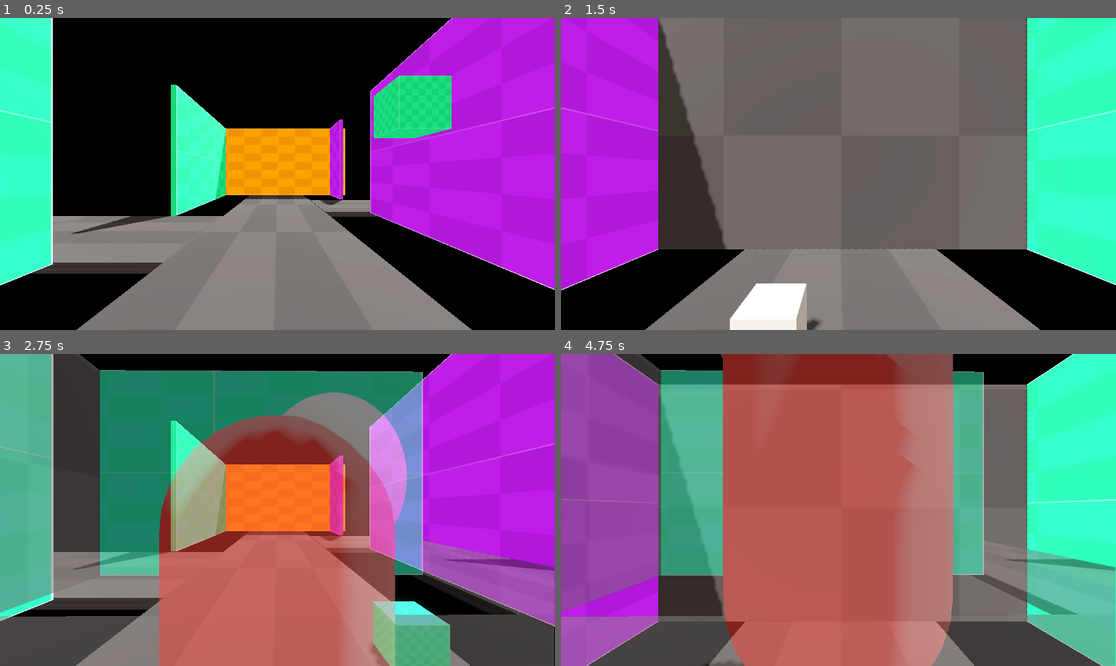
Above: before the commit, frames 1-4 (two rows, left to right).
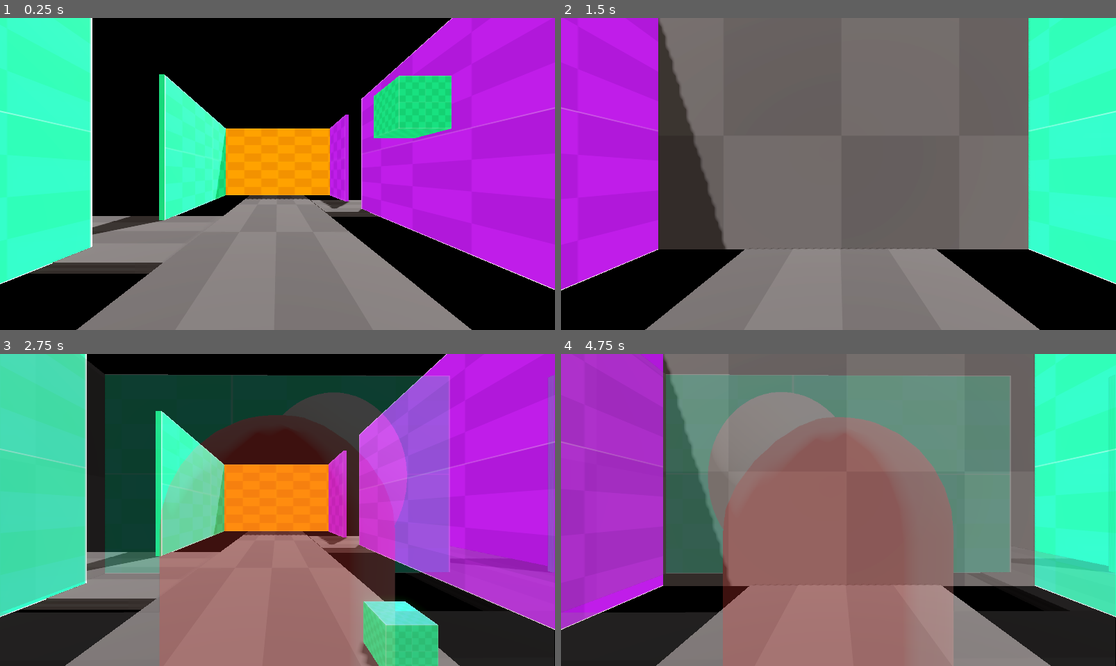
Above: after the commit, the same moments.

Repository: mrspeaker/eyeye
Game: Godot game, scene res://main.tscn
The game is run twice, just before and just after one commit, with the same random seed, the same clock (stepped at 60 frames per second) and the same inputs.
Inputs:
- Up to frame 1 (0.25 s): no input
- Up to frame 2 (1.5 s): hold D (move_right) 0.53-1.28 s; tap Space (jump) at 0.6, 0.77, 1.07, 1.35 s; hold S (move_backward) from 1.28 s (still down)
- Up to frame 3 (2.75 s): tap Space (jump) at 1.52, 1.82, 2.1 s; release S (move_backward) at 2.03 s; hold D (move_right) from 2.03 s (still down)
- Up to frame 4 (4.75 s): release D (move_right) at 2.78 s; hold W (move_forward) 2.78-3.53 s; tap Space (jump) at 2.85, 3.02, 3.32, 3.6, 3.77, 4.07, 4.35, 4.52 s; hold A (move_left) from 3.53 s (still down)

The runs differ from the first frame. In frame 1, 8.5% of the frame differs, in the area x 0-67%, y 0-86%; in frame 2, 2.3%; in frame 3, 76%; in frame 4, 86%, in the area x 0-100%, y 0-100%.

Commit message:
oh more sensible

Diff:
--- a/controller/scripts/fps_controller.gd
+++ b/controller/scripts/fps_controller.gd
@@ -23,7 +23,8 @@
 	var p1 = player_view == 0
 	var jump = Input.is_action_just_pressed("jump") if p1 else false
 	if jump and is_on_floor():
-		velocity.y = JUMP_VELOCITY
+		#velocity.y = JUMP_VELOCITY
+		pass
 
 	var fwd = Input.is_action_pressed("move_forward") if p1 else false
 	if fwd and move_time <= 0:
--- a/main.tscn
+++ b/main.tscn
@@ -97,35 +97,35 @@
 material = SubResource("StandardMaterial3D_0xm2m")
 
 [node name="Floor4" type="CSGBox3D" parent="."]
-transform = Transform3D(-8.5216e-08, 0, 1.00001, 0, 1.005, 0, -1.005, 0, -6.33299e-08, -4.05307, 2.59585, -0.255447)
+transform = Transform3D(-8.5216e-08, 0, 1.00002, 0, 1.005, 0, -1.005, 0, -6.51926e-08, -4.09506, 2.59585, -0.657933)
 material_override = SubResource("StandardMaterial3D_lquwl")
 use_collision = true
-size = Vector3(10.2472, 5, 0.2)
+size = Vector3(11.0475, 5, 0.2)
 material = SubResource("StandardMaterial3D_0xm2m")
 
 [node name="Floor6" type="CSGBox3D" parent="."]
-transform = Transform3D(-8.5216e-08, 0, 1.00001, 0, 1.005, 0, -1.005, 0, -6.37956e-08, -3.95045, 2.59585, -14.3779)
+transform = Transform3D(-8.5216e-08, 0, 1.00002, 0, 1.005, 0, -1.005, 0, -6.51926e-08, -3.95045, 2.59585, -13.9757)
 material_override = SubResource("StandardMaterial3D_lquwl")
 use_collision = true
-size = Vector3(9.5083, 5, 0.2)
+size = Vector3(10.3088, 5, 0.2)
 material = SubResource("StandardMaterial3D_0xm2m")
 
 [node name="Floor5" type="CSGBox3D" parent="."]
-transform = Transform3D(-4.393e-08, 0, 1.00002, 0, 1.005, 0, -1.005, 0, -4.37122e-08, 3.96138, 2.59585, -3.62123)
+transform = Transform3D(-4.37722e-08, 0, 1.00002, 0, 1.005, 0, -1.005, 0, -4.74975e-08, 3.96138, 2.59585, -4.04965)
 material_override = SubResource("StandardMaterial3D_272bh")
 use_collision = true
-size = Vector3(13.082, 5, 0.2)
+size = Vector3(13.9345, 5, 0.2)
 material = SubResource("StandardMaterial3D_0xm2m")
 
 [node name="Floor8" type="CSGBox3D" parent="."]
-transform = Transform3D(-8.5216e-08, 0, 1.00002, 0, 1.005, 0, -1.005, 0, -6.47269e-08, 4.064, 2.59585, -17.8184)
+transform = Transform3D(-8.5216e-08, 0, 1.00002, 0, 1.005, 0, -1.005, 0, -6.51926e-08, 4.0566, 2.59585, -16.8078)
 material_override = SubResource("StandardMaterial3D_272bh")
 use_collision = true
 size = Vector3(6.5249, 5, 0.2)
 material = SubResource("StandardMaterial3D_0xm2m")
 
 [node name="PhysCube" type="RigidBody3D" parent="."]
-transform = Transform3D(-1.00358, 1.51537e-07, 0, -1.51537e-07, -1.00358, 0, 0, 1.11022e-16, 1.00358, 0.611164, 3.21355, -1.39698e-09)
+transform = Transform3D(-1.00358, 1.51537e-07, -1.86265e-09, -1.51537e-07, -1.00358, 0, -1.86265e-09, 1.11022e-16, 1.00358, -18.5806, 3.21355, -7.49698)
 
 [node name="Box" type="CSGBox3D" parent="PhysCube"]
 use_collision = true
@@ -149,7 +149,7 @@
 transform = Transform3D(1, 0, 4.65661e-10, 0, 1, 0, -4.65661e-10, 0, 1, 0.0336207, 1.28402, -1.78452)
 
 [node name="SubViewportContainer" type="SubViewportContainer" parent="." node_paths=PackedStringArray("p1", "p2")]
-modulate = Color(1, 1, 1, 0.501961)
+modulate = Color(1, 1, 1, 0.239216)
 offset_right = 1151.0
 offset_bottom = 648.0
 stretch = true
--- a/sub_viewport_container.gd
+++ b/sub_viewport_container.gd
@@ -6,12 +6,14 @@
 # Called when the node enters the scene tree for the first time.
 func _ready() -> void:
 	visible = false
+	p1.visible = false
 
 
 # Called every frame. 'delta' is the elapsed time since the previous frame.
 func _process(delta: float) -> void:
 	if Input.is_action_just_pressed("jump"):
 		visible = !visible
+		p1.visible = visible
 		if !visible:
 			p2.position = p1.position - p1.basis.z
 			p2.rotation = p1.rotation
